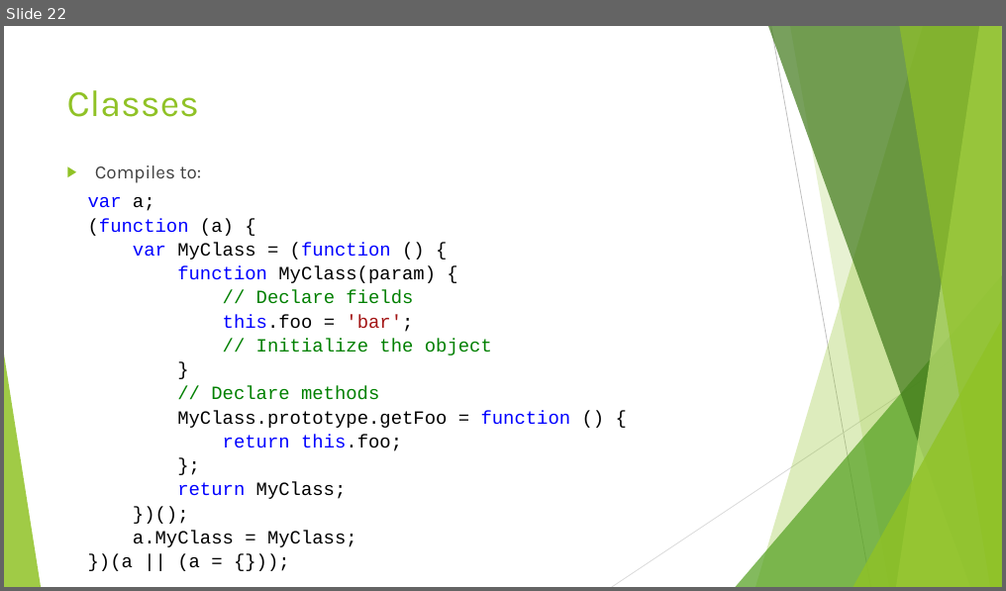
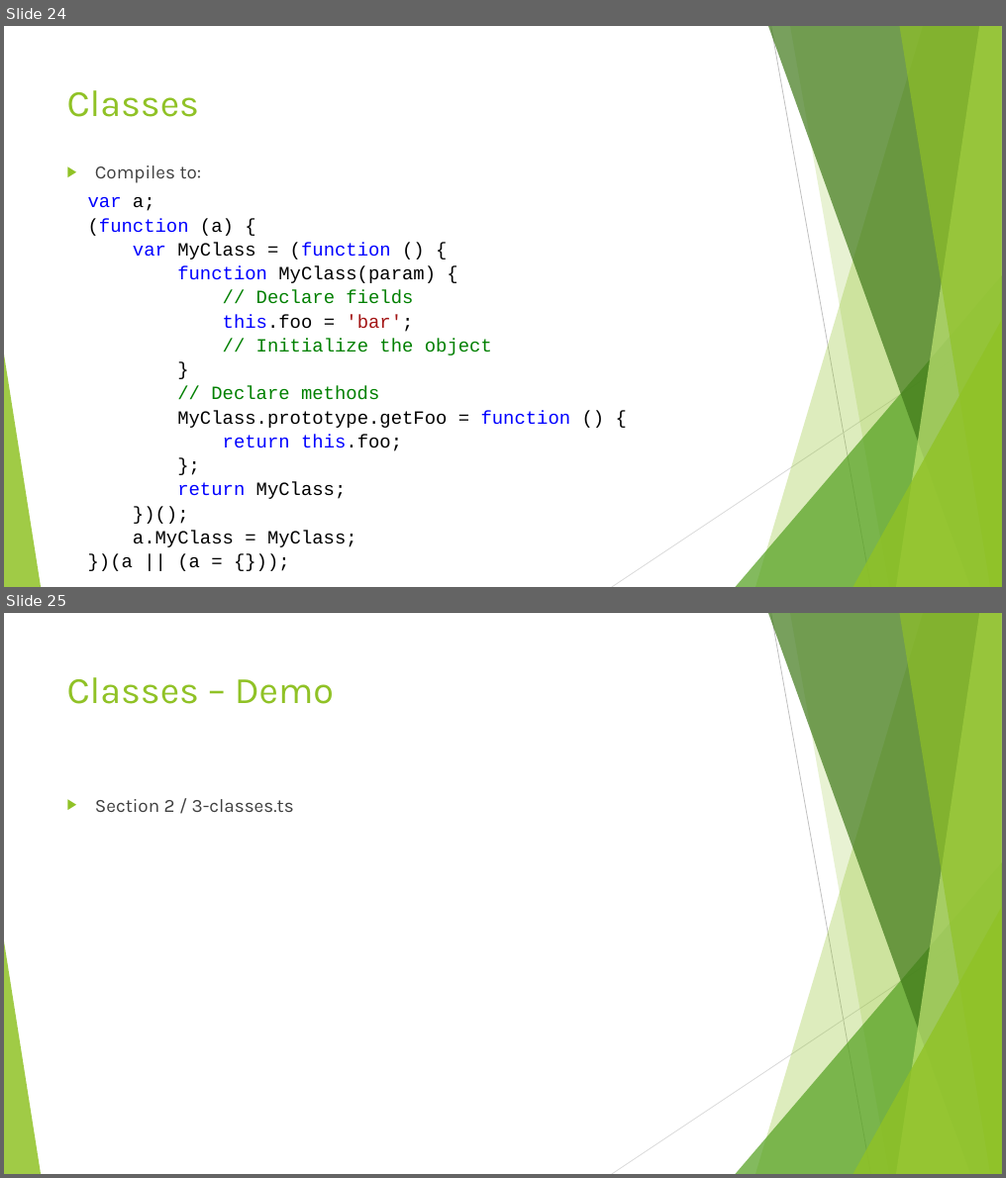
Before and after one commit to dflor003/typescript-fundamentals, a slide deck: Presentation/TypeScriptFundamentals.pptx. Shown one above the other, each under a label of ours: slide 22 before the commit, slides 24 and 25 after it. The pictures are 1006x591 and 1006x1178 pixels, drawn with LibreOffice and Linux fonts; fonts in the diff are those of the drawing. Boxes give left, top, right and bottom in pixels: in the first picture for what was removed or moved away, otherwise in the second. Text is boxed around its words. In the diff, an @@ line names an element or a change of style, - is before the commit and + after.

Commit message:
DanilF: Added section on inheritance.

```diff
--- a/Presentation/TypeScriptFundamentals.pptx
+++ b/Presentation/TypeScriptFundamentals.pptx
@@ slide 25 added at (4, 613, 1002, 1174), background #FFFFFF; not listed: 10 template elements that a slide beside it also shows @@
@@ title added at (67, 677, 334, 704), 36 pt, text #90C226 @@
+Classes – Demo
@@ text added at (95, 799, 294, 812), 18 pt, text #404040 @@
+▶ Section 2 / 3-classes.ts
@@ what was slide 22 is now slide 24 @@
```
Also in this commit, not shown: 4 other slides added, 6 other files.
